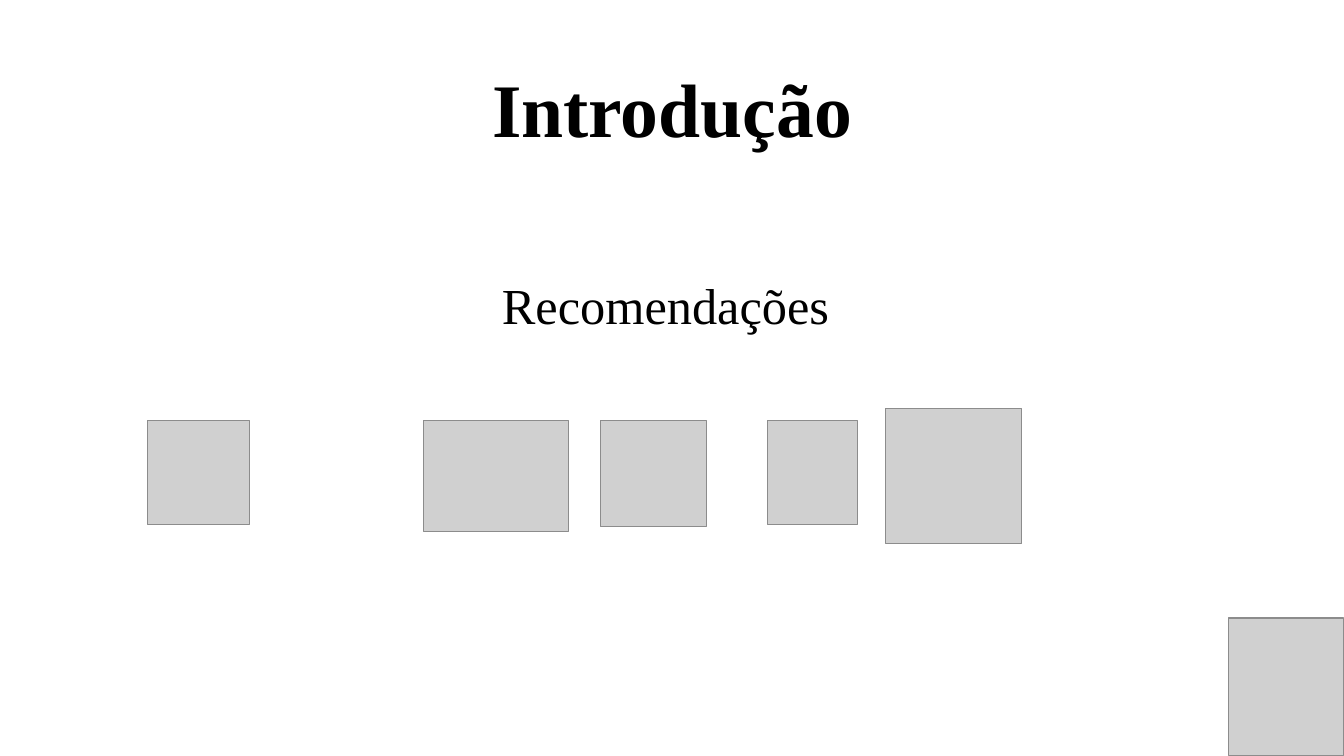
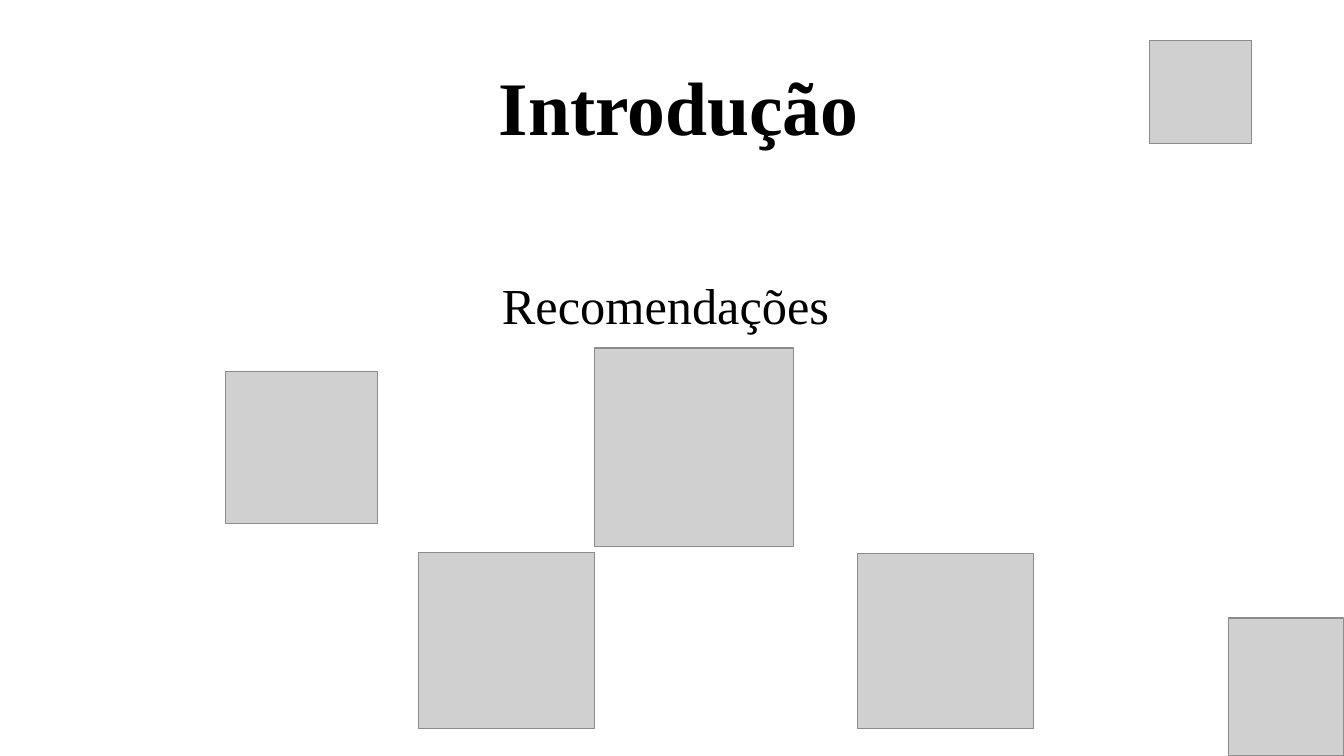
Before and after one commit to RannieryDias/IA_PROJETO, a slide deck: slide 3 of IA_PROJETO/artefatos/Projeto Apresentação.pptx. Drawn at 1344x756 pixels with LibreOffice and Linux fonts; fonts in the diff are those of the drawing; grey boxes stand for pictures. Boxes give left, top, right and bottom in pixels: in the first picture for what was removed or moved away, otherwise in the second. Text is boxed around its words. In the diff, an @@ line names an element or a change of style, - is before the commit and + after.

Commit message:
FIM

```diff
--- a/IA_PROJETO/artefatos/Projeto Apresentação.pptx
+++ b/IA_PROJETO/artefatos/Projeto Apresentação.pptx
@@ title "Introdução": place and size @@
-title "Introdução" at [492, 84, 852, 152]
+title "Introdução" at [499, 82, 859, 150]
@@ picture: place and size @@
-picture at [148, 421, 250, 524]
+picture at [1149, 40, 1251, 143]
@@ picture added at [595, 348, 793, 546] @@
@@ picture added at [226, 372, 378, 524] @@
@@ picture removed at [886, 408, 1022, 544] @@
@@ picture removed at [423, 421, 569, 532] @@
@@ picture removed at [601, 421, 707, 527] @@
@@ picture removed at [768, 421, 858, 524] @@
@@ picture added at [418, 553, 595, 729] @@
@@ picture added at [858, 554, 1033, 729] @@
```
Also in this commit, not shown: 5 other slides changed, 7 slides added, 4 slides removed.
